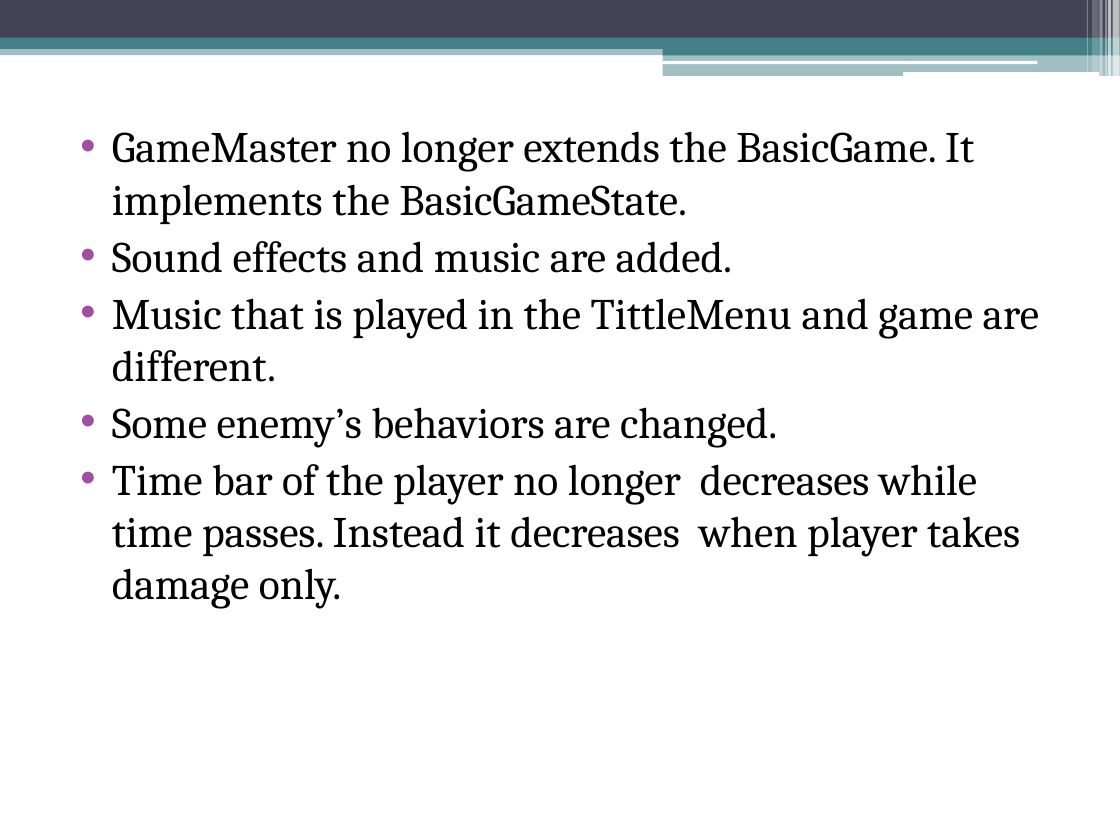
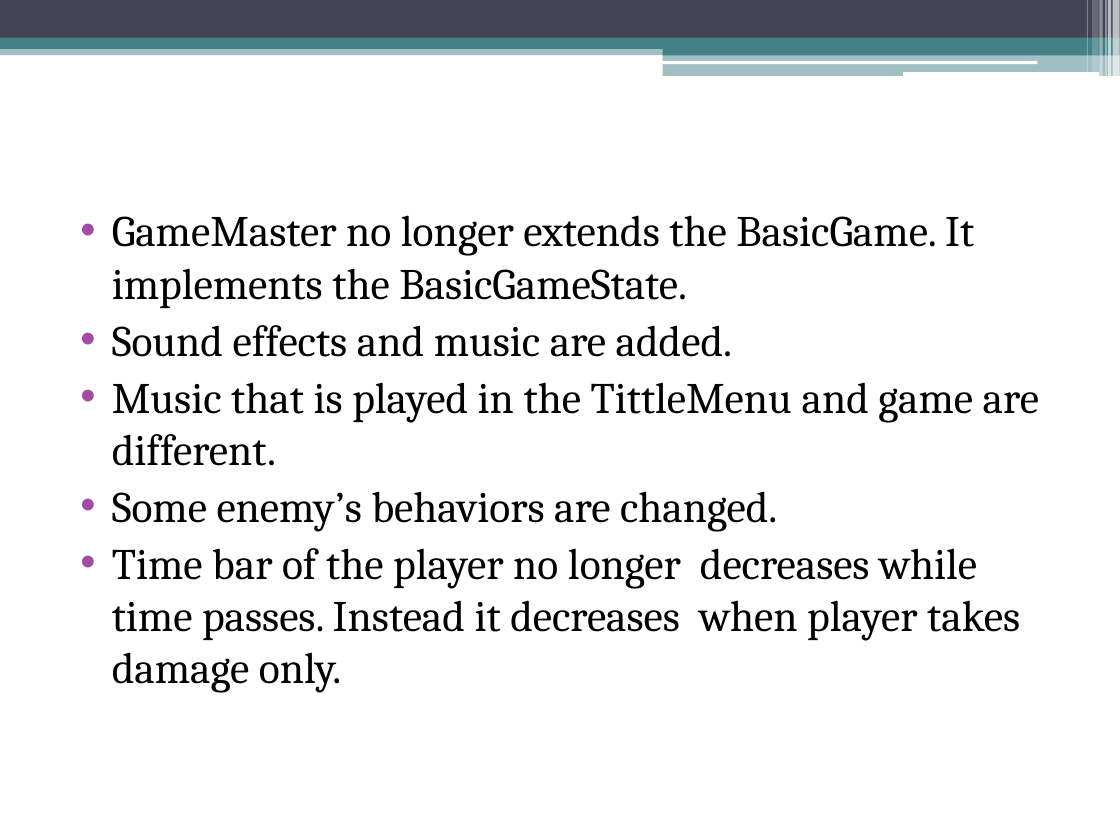
Before and after one commit to kubraguzel/CS319_Group_2M, a slide deck: slide 9 of CS319 Final Presentation.pptx (slide 4 before the commit). Drawn at 1120x840 pixels with LibreOffice and Linux fonts; fonts in the diff are those of the drawing. Boxes give left, top, right and bottom in pixels: in the first picture for what was removed or moved away, otherwise in the second. Text is boxed around its words. In the diff, an @@ line names an element or a change of style, - is before the commit and + after.

```diff
--- a/CS319 Final Presentation.pptx
+++ b/CS319 Final Presentation.pptx
@@ text "GameMaster no longer extends the ...": place and size @@
-text "GameMaster no longer extends the ..." at <box>112,131,1039,609</box>
+text "GameMaster no longer extends the ..." at <box>112,215,1039,693</box>
```
Also in this commit, not shown: 2 other slides changed, 7 slides added, 1 slide removed.
